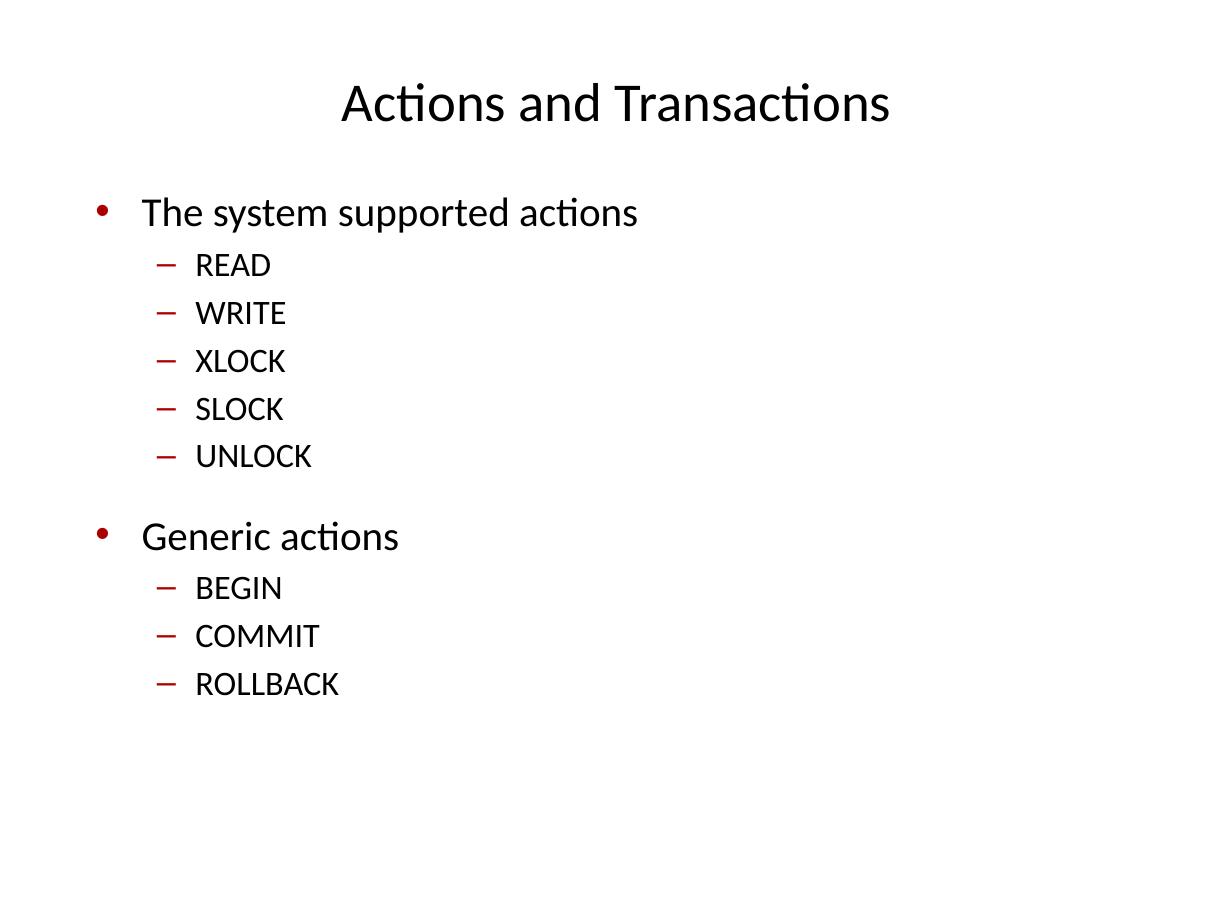
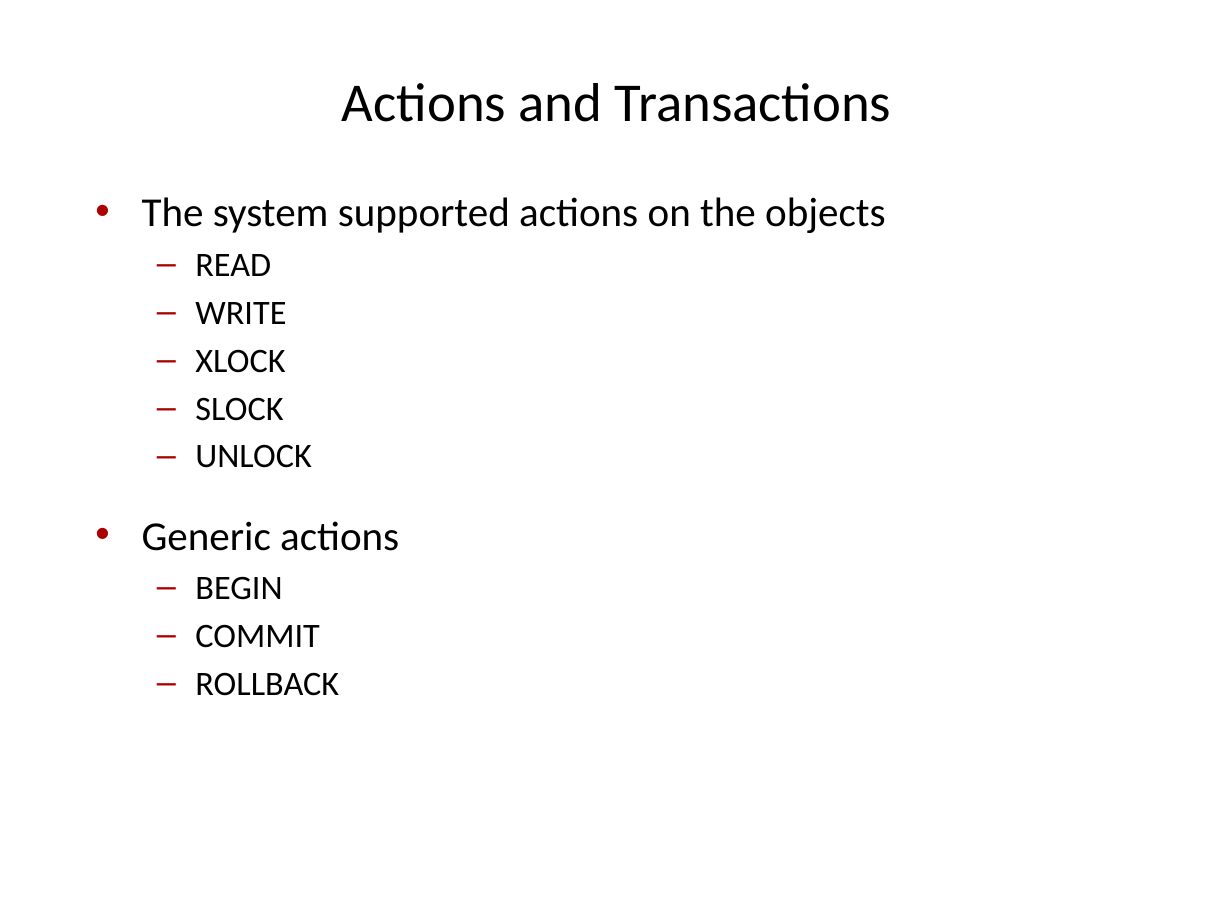
Before and after one commit to VLDB-Study/transaction-processing-study, a slide deck: slide 11 of chapter7/slides/Ch7-Isolation_concepts.pptx. Drawn at 1232x924 pixels with LibreOffice and Linux fonts; fonts in the diff are those of the drawing. Boxes give left, top, right and bottom in pixels: in the first picture for what was removed or moved away, otherwise in the second. Text is boxed around its words. In the diff, an @@ line names an element or a change of style, - is before the commit and + after.

```diff
--- a/chapter7/slides/Ch7-Isolation_concepts.pptx
+++ b/chapter7/slides/Ch7-Isolation_concepts.pptx
@@ text at (x1=142, y1=197, x2=886, y2=233): text changed @@
-• The system supported actions
+• The system supported actions on the objects
```
Also in this commit, not shown: 6 other slides changed, 22 slides added, 4 slides removed.
